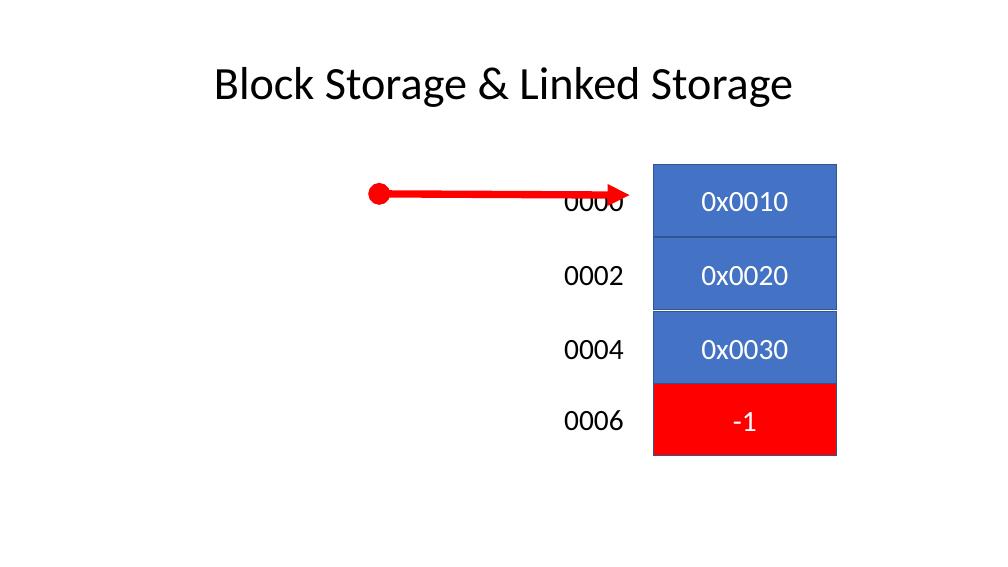
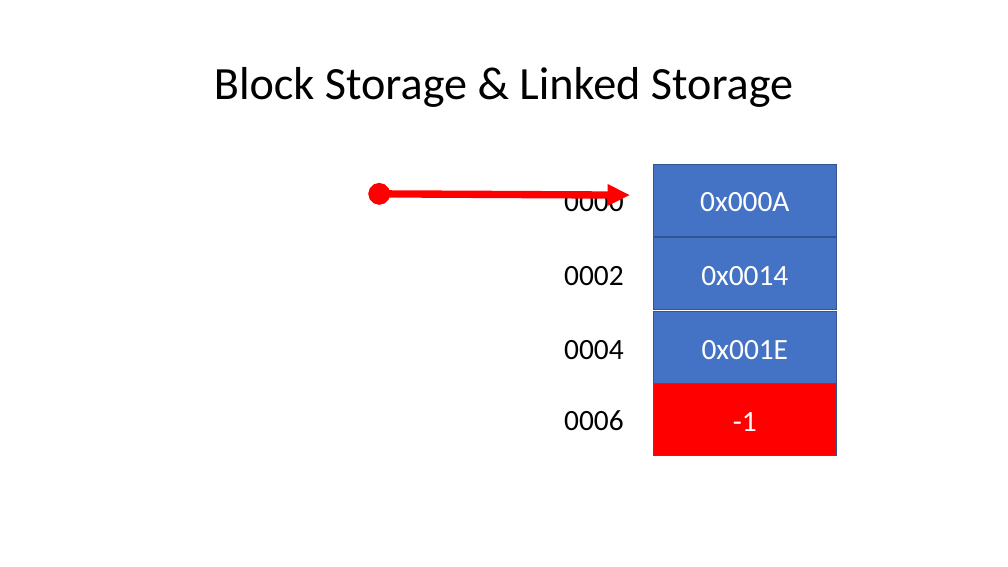
Before and after one commit to BC-CSCI1103/Week08, a slide deck: slide 29 of slides/SVMandMemory.pptx (slide 14 before the commit). Drawn at 1008x567 pixels with LibreOffice and Linux fonts; fonts in the diff are those of the drawing. Boxes give left, top, right and bottom in pixels: in the first picture for what was removed or moved away, otherwise in the second. Text is boxed around its words. In the diff, an @@ line names an element or a change of style, - is before the commit and + after.

```diff
--- a/slides/SVMandMemory.pptx
+++ b/slides/SVMandMemory.pptx
@@ text in rectangle at [700, 192, 789, 211]: text changed @@
-0x0010
+0x000A
@@ text in rectangle at [701, 266, 788, 285]: text changed @@
-0x0020
+0x0014
@@ text in rectangle at [702, 340, 789, 359]: text changed @@
-0x0030
+0x001E
```
Also in this commit, not shown: 4 other slides changed, 17 slides added, 2 slides removed.
